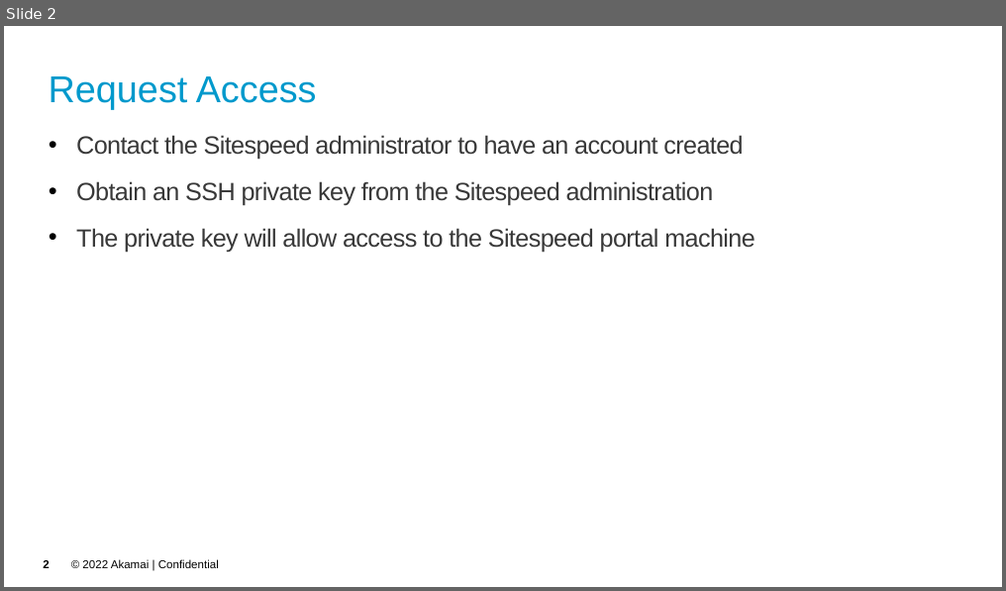
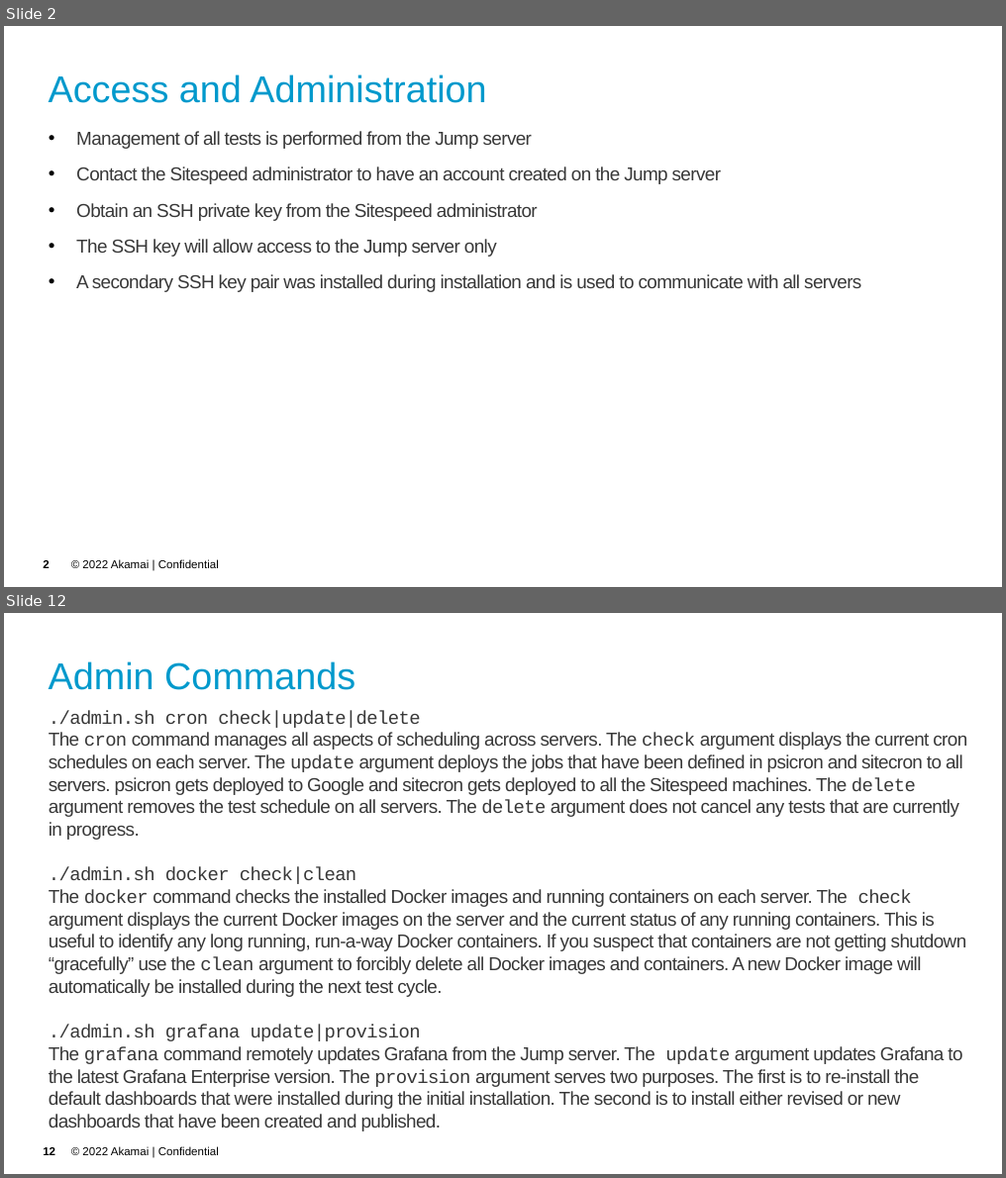
Before and after one commit to akamai-consulting/sitespeed, a slide deck: Info/Guide.pptx. Shown one above the other, each under a label of ours: slide 2 before the commit, slides 2 and 12 after it; the slides between them are not shown. The pictures are 1006x591 and 1006x1178 pixels, drawn with LibreOffice and Linux fonts; fonts in the diff are those of the drawing; background and template pictures are left out. Boxes give left, top, right and bottom in pixels: in the first picture for what was removed or moved away, otherwise in the second. Text is boxed around its words. In the diff, an @@ line names an element or a change of style, - is before the commit and + after.

```diff
--- a/Info/Guide.pptx
+++ b/Info/Guide.pptx
@@ slide 12 added at [4, 613, 1002, 1174], background picture (left out); not listed: 2 template elements that a slide beside it also shows @@
@@ title added at [49, 662, 355, 690], 36 pt, text #0099CC @@
+Admin Commands
@@ text added at [49, 710, 967, 1132], 18 pt, text #383838 @@
+./admin.sh cron check|update|delete
+The cron command manages all aspects of scheduling across servers. The check argument displays the current cron schedules on each server. The update argument deploys the jobs that have been defined in psicron and sitecron to all servers. psicron gets deployed to Google and sitecron gets deployed to all the Sitespeed machines. The delete argument removes the test schedule on all servers. The delete argument does not cancel any tests that are currently in progress.
+./admin.sh docker check|clean
+The docker command checks the installed Docker images and running containers on each server. The check argument displays the current Docker images on the server and the current status of any running containers. This is useful to identify any long running, run-a-way Docker containers. If you suspect that containers are not getting shutdown “gracefully” use the clean argument to forcibly delete all Docker images and containers. A new Docker image will automatically be installed during the next test cycle.
+./admin.sh grafana update|provision
+The grafana command remotely updates Grafana from the Jump server. The update argument updates Grafana to the latest Grafana Enterprise version. The provision argument serves two purposes. The first is to re-install the default dashboards that were installed during the initial installation. The second is to install either revised or new dashboards that have been created and published.
@@ slide 2 changed as well @@
@@ title at [49, 75, 486, 103]: text changed @@
-Request Access
+Access and Administration
@@ text at [76, 131, 861, 292]: text changed; size 24 to 18 pt @@
-• Contact the Sitespeed administrator to have an account created
-• Obtain an SSH private key from the Sitespeed administration
-• The private key will allow access to the Sitespeed portal machine
+• Management of all tests is performed from the Jump server
+• Contact the Sitespeed administrator to have an account created on the Jump server
+• Obtain an SSH private key from the Sitespeed administrator
+• The SSH key will allow access to the Jump server only
+• A secondary SSH key pair was installed during installation and is used to communicate with all servers
```
Also in this commit, not shown: 6 other slides changed, 8 other slides added, 1 other file.
